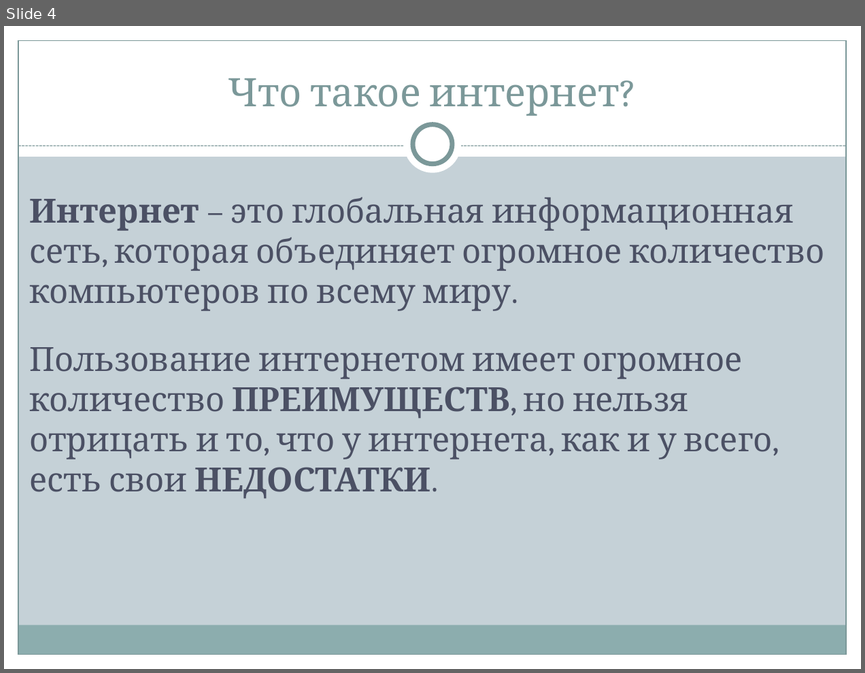
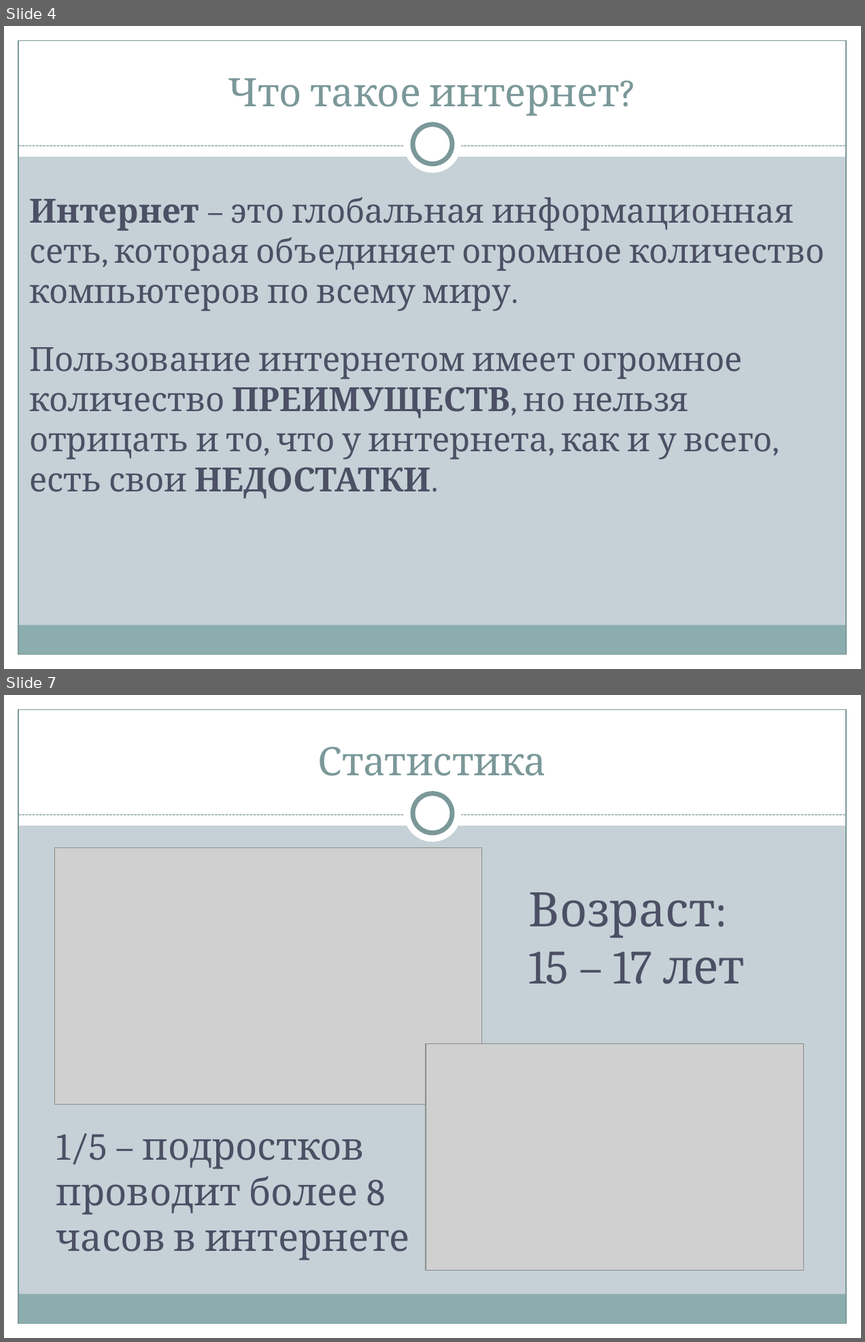
Before and after one commit to Ivan2802/itog_project_9, a slide deck: Проект.pptx. Shown one above the other, each under a label of ours: slide 4 before the commit, slides 4 and 7 after it; the slides between them are not shown. The pictures are 865x673 and 865x1342 pixels, drawn with LibreOffice and Linux fonts; fonts in the diff are those of the drawing; grey boxes stand for pictures. Boxes give left, top, right and bottom in pixels: in the first picture for what was removed or moved away, otherwise in the second. Text is boxed around its words. In the diff, an @@ line names an element or a change of style, - is before the commit and + after.

```diff
--- a/Проект.pptx
+++ b/Проект.pptx
@@ slide 7 added at [4, 695, 861, 1338], background #C5D1D7; not listed: 9 template elements that a slide beside it also shows @@
@@ title added at [318, 747, 547, 776], 33 pt, text #7C999A @@
+Статистика
@@ picture added at [54, 847, 482, 1104] @@
@@ text added at [528, 892, 744, 984], 40 pt, text #4B5064 @@
+Возраст: 15 – 17 лет
@@ picture added at [426, 1043, 804, 1270] @@
@@ text added at [56, 1133, 409, 1260], 32 pt, text #4B5064 @@
+1/5 – подростков проводит более 8 часов в интернете
```
Also in this commit, not shown: 3 slides changed, 7 other slides added, 2 slides removed, 26 other files.
